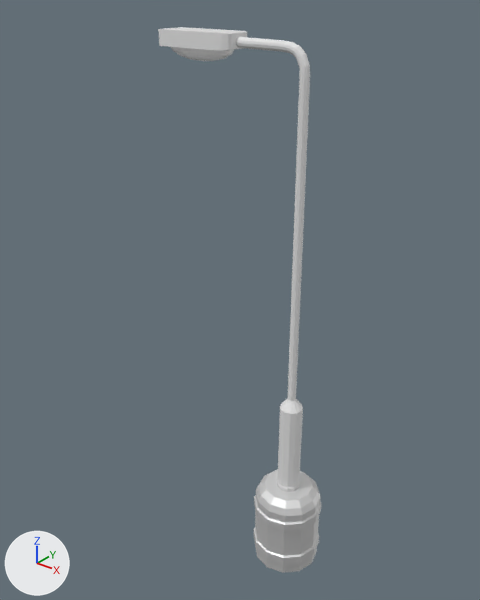
The glTF model fasc-sim-map/Map/street_lamp_1.gltf as it was, and as the next commit left it.
Camera for both pictures: a 50 mm lens placed at (6.58, -10.0, 12.47), pointed at (-1.47, 0.07, 6.22). The axes (+X, +Y, +Z) are drawn at lower left. The lights are the same throughout. Where no turn or scale is listed for an object, it has been applied to the vertices.

The first picture shows 'Base', 'Head', 'Pole'.
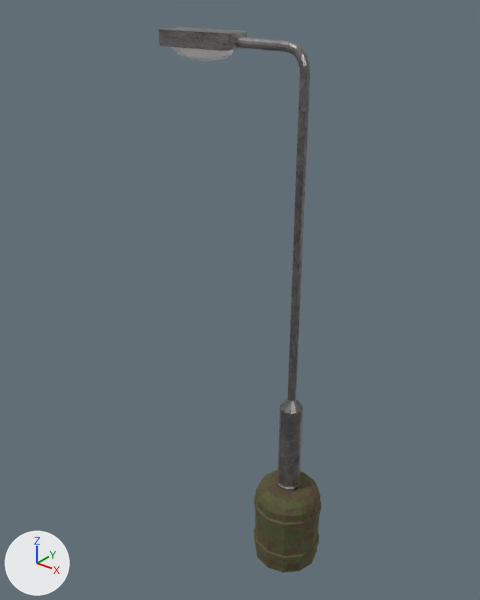
Edits to the bpy script that builds the scene:
```text
Add img_galvanizedsteel01:
    img_galvanizedsteel01 = load_image('GalvanizedSteel01', '_unpacked/GalvanizedSteel01', 512, 512, 'sRGB')
Add img_rustymetal02:
    img_rustymetal02 = load_image('RustyMetal02', '_unpacked/RustyMetal02', 512, 512, 'sRGB')
Change mat_base:
    remove mat_base.base_color = (0.8, 0.8, 0.8)  # white #e7e7e7
    add mat_base.texture = img_rustymetal02
    mat_base.metallic: 0.63 -> 0.441
    mat_base.roughness: 0.5 -> 0.831
Change mat_metal:
    remove mat_metal.base_color = (0.8, 0.8, 0.8)  # white #e7e7e7
    add mat_metal.texture = img_galvanizedsteel01
    mat_metal.metallic: 0.0 -> 0.827
    mat_metal.roughness: 0.5 -> 0.335
```

What differs and where, as boxes [x1, y1, x2, y2] in the pictures (480 x 600 px):
'Pole', surface changed
    both: [236, 37, 310, 492]
'Base', surface changed
    both: [254, 469, 322, 573]
'Head', surface changed
    both: [158, 27, 247, 51]
